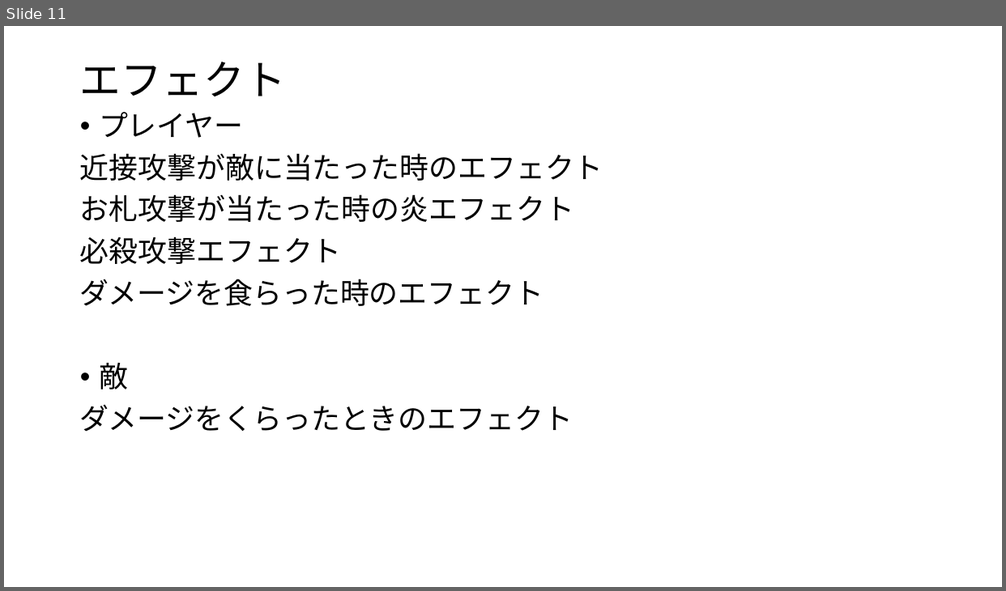
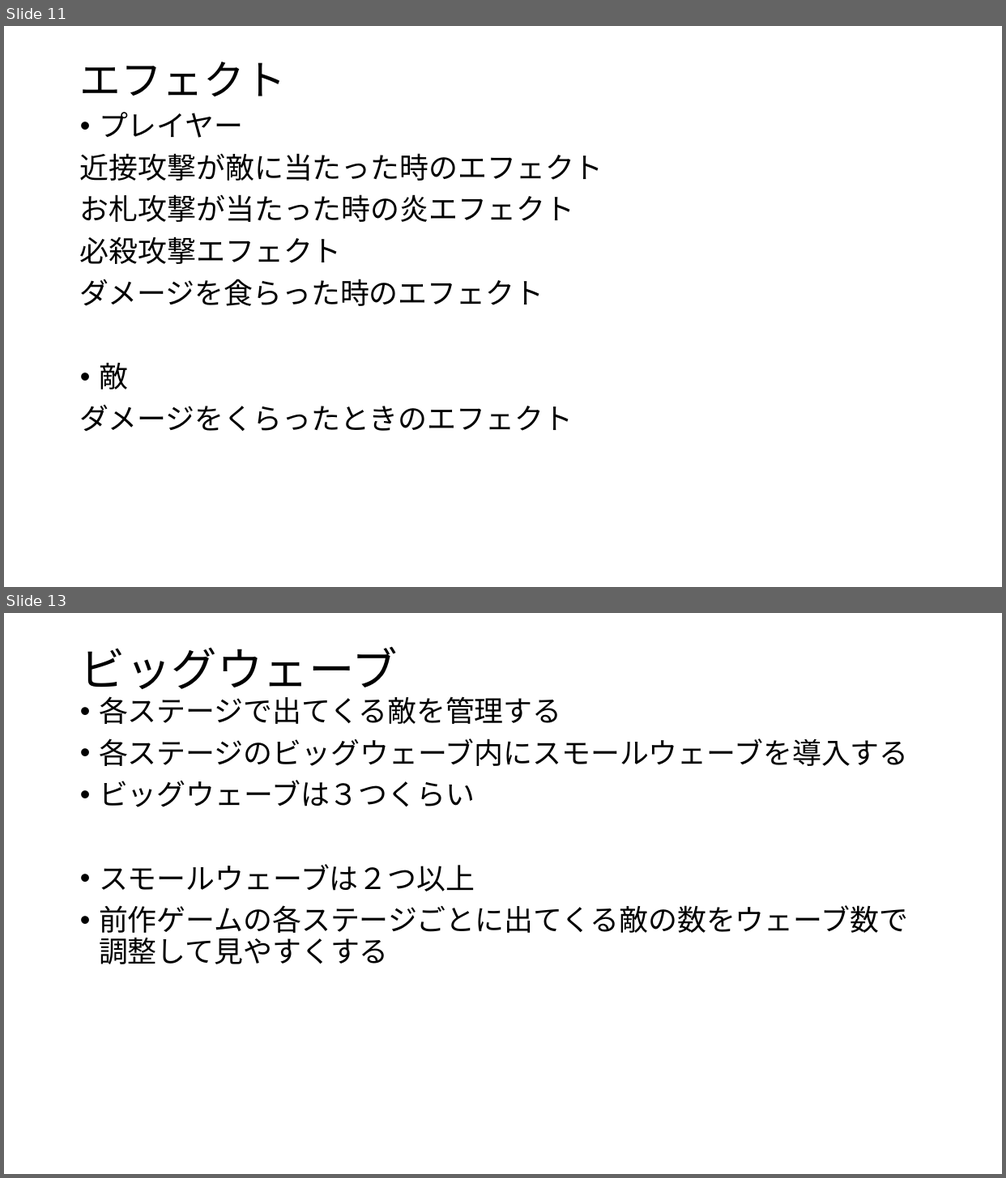
Before and after one commit to GCLUC2019/GameProject, a slide deck: 高松チーム/必要書類/仕様書/仕様書.pptx. Shown one above the other, each under a label of ours: slide 11 before the commit, slides 11 and 13 after it; the slides between them are not shown. The pictures are 1006x591 and 1006x1178 pixels, drawn with LibreOffice and Linux fonts; fonts in the diff are those of the drawing. Boxes give left, top, right and bottom in pixels: in the first picture for what was removed or moved away, otherwise in the second. Text is boxed around its words. In the diff, an @@ line names an element or a change of style, - is before the commit and + after.

Commit message:
ウェーブ追加

```diff
--- a/高松チーム/必要書類/仕様書/仕様書.pptx
+++ b/高松チーム/必要書類/仕様書/仕様書.pptx
@@ slide 13 added at (x1=4, y1=613, x2=1002, y2=1174), background #FFFFFF @@
@@ title added at (x1=80, y1=646, x2=398, y2=698), 44 pt, text #000000 @@
+ビッグウェーブ
@@ text added at (x1=99, y1=696, x2=909, y2=965), 28 pt, text #000000 @@
+• 各ステージで出てくる敵を管理する
+• 各ステージのビッグウェーブ内にスモールウェーブを導入する
+• ビッグウェーブは３つくらい
+• スモールウェーブは２つ以上
+• 前作ゲームの各ステージごとに出てくる敵の数をウェーブ数で調整して見やすくする
```
Also in this commit, not shown: 1 slide changed.
